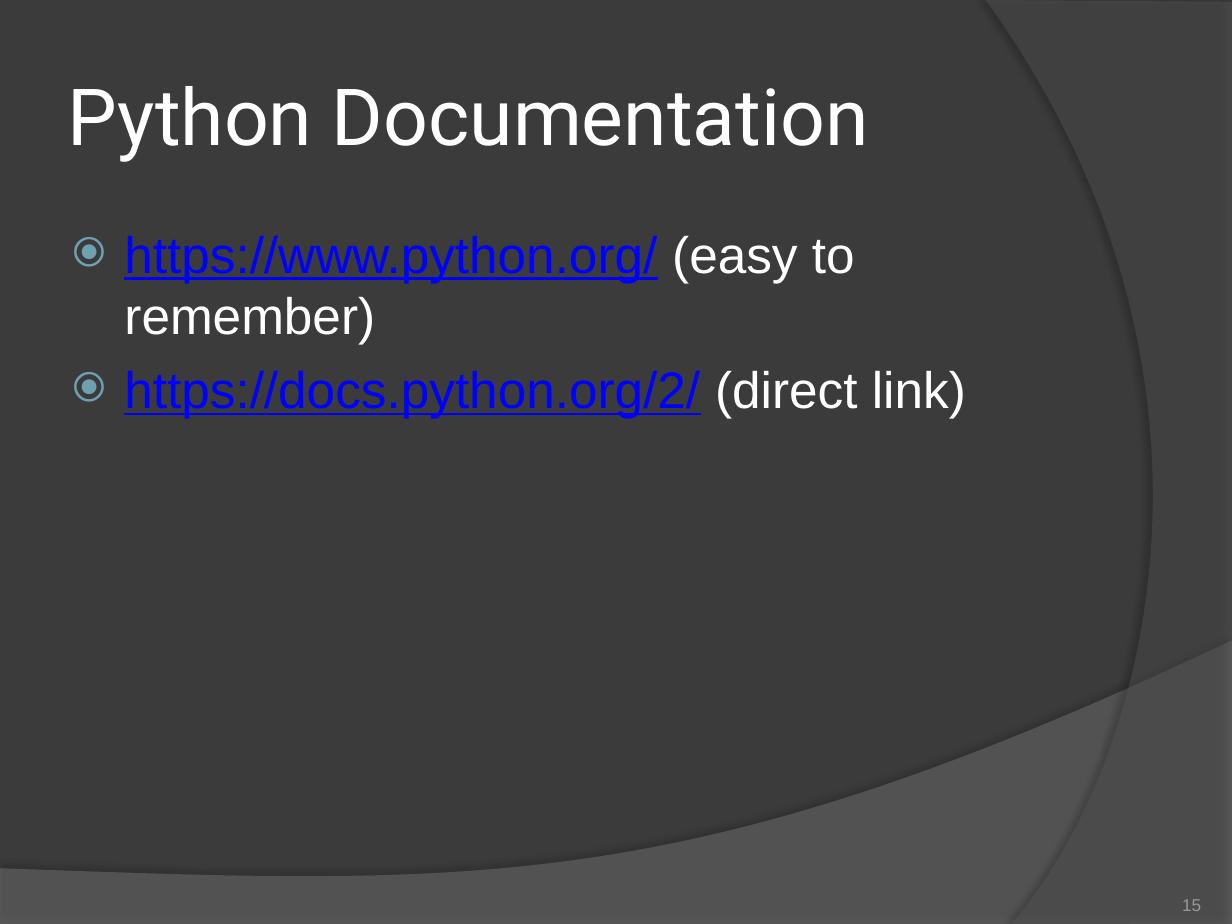
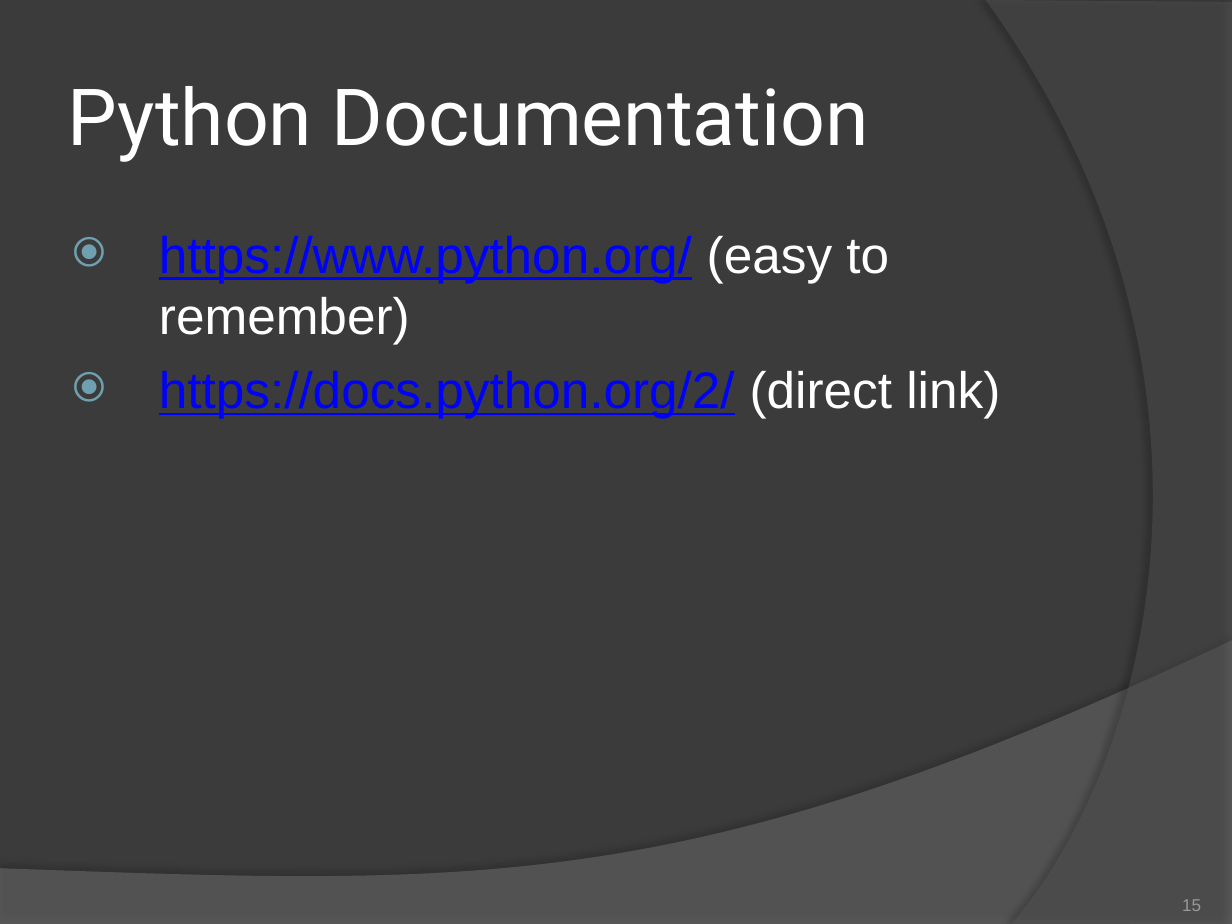
Before and after one commit to patrick-flynn/CSE10101, a slide deck: slide 15 of CSE10101/lecture/CSE10101.pptx. Drawn at 1232x924 pixels with LibreOffice and Linux fonts; fonts in the diff are those of the drawing. Boxes give left, top, right and bottom in pixels: in the first picture for what was removed or moved away, otherwise in the second. Text is boxed around its words. In the diff, an @@ line names an element or a change of style, - is before the commit and + after.

```diff
--- a/CSE10101/lecture/CSE10101.pptx
+++ b/CSE10101/lecture/CSE10101.pptx
@@ text "https://www.python.org/ (easy to remember)" at bbox=[159, 236, 1000, 418]: indent changed @@
```
Also in this commit, not shown: 7 other slides changed, 1 slide added, 2 other files.
